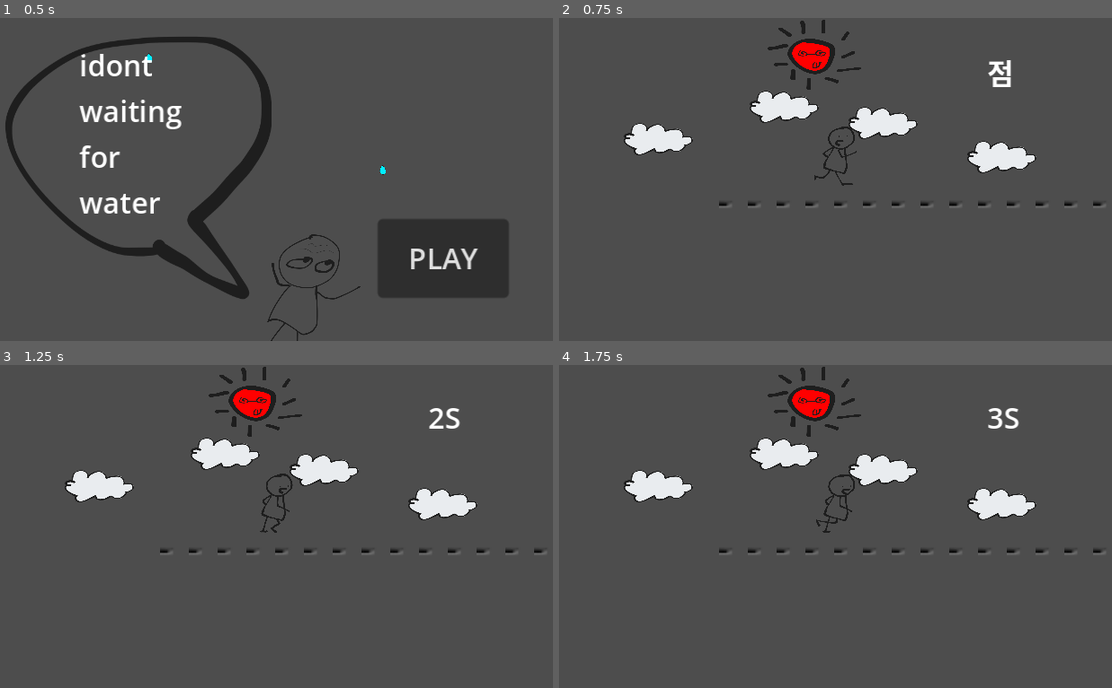
Above: before the commit, frames 1-4 (two rows, left to right).
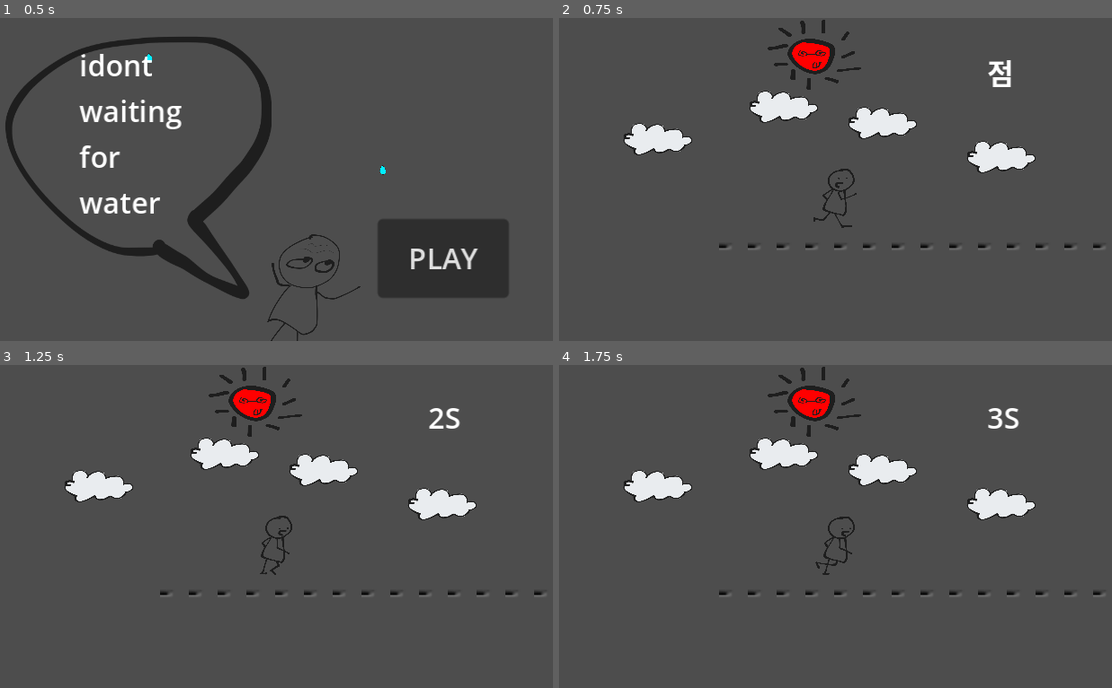
Above: after the commit, the same moments.

Repository: icehongssii/idontwaitingforwater
Game: Godot game, scene res://main.tscn
Two runs of this game, one before a commit and one after it. Both use one fixed random seed, a clock stepped at 60 frames per second and the inputs below.
Inputs:
- Up to frame 1 (0.5 s): no input
- Up to frame 2 (0.75 s): click "PLAY" at 0.5 s
- Up to frame 3 (1.25 s): no input
- Up to frame 4 (1.75 s): tap Enter (enter) at 1.25, 1.35 s; hold Right (ui_right) from 1.28 s (still down)

Frame 1 is identical in both runs. In frame 2, 1.2% of the frame differs, in the area x 11-99%, y 22-72%; in frame 3, 1.2%; in frame 4, 1.2%.
Error before the commit: Invalid operands 'float' and 'Vector2' in operator '+'. (res://player.gd:32)
Error after the commit: Invalid operands 'float' and 'Vector2' in operator '+'. (res://player.gd:33)

Commit message:
feat: 더블점프

Diff:
--- a/player.gd
+++ b/player.gd
@@ -7,26 +7,27 @@
 }
 
 var state = RUNNING
-const SPEED = 40
+const SPEED = 200
 @onready var anim = get_node("AnimationPlayer")
 
-var jump_height: float = 20
-var jump_time_to_peak: float = 0.2
-var jump_time_to_descent: float = 0.4
+var jump_height: float = 15
+var jump_time_to_peak: float = 0.1
+var jump_time_to_descent: float = 0.15
 
 @onready var jump_velocity: float = ((2.0 * jump_height) / jump_time_to_peak) * -1
 @onready var jump_gravity: float = ((-2.0 * jump_height) / (jump_time_to_peak * jump_time_to_descent)) * -1
 @onready var fall_gravity: float = ((-2.0 * jump_height) / (jump_time_to_descent * jump_time_to_descent)) * -1
 
 
+@onready var jump_cnt: int = 0
 
 func get_gravity():
 	return jump_gravity if velocity.y > 0 else fall_gravity
 
 func _physics_process(delta):
 
+	state = RUNNING
 	velocity.x = SPEED
-	state = RUNNING
 
 	if not is_on_floor(): # 공중이라
 		velocity.y += get_gravity() * delta
@@ -39,6 +40,20 @@
 	## Handle jump.
 	if Input.is_action_just_pressed("enter") and is_on_floor():
 		velocity.y = jump_velocity
+		jump_cnt = 1 # 착지하면 0
+
+	elif Input.is_action_just_pressed("enter") and !is_on_floor():
+		print("jupt->>", jump_cnt)
+		velocity.y += jump_velocity
+		state = FALLING
+		jump_cnt +=1 # 공중에서 계속 엔터누르면 +=1
+
+	if jump_cnt > 6 and Input.is_action_just_pressed("enter") and !is_on_floor():
+		velocity.y = fall_gravity
+		state = FALLING
+		jump_cnt = 0
+
+
 
 	match state:
 		RUNNING:
@@ -49,4 +64,5 @@
 			anim.play("Fall")
 
 
+
 	move_and_slide()
--- a/player.tscn
+++ b/player.tscn
@@ -204,6 +204,7 @@
 }
 
 [node name="Player" type="CharacterBody2D"]
+position = Vector2(2.1684e-19, 2.1684e-19)
 scale = Vector2(1.8, 1.8)
 script = ExtResource("1_r64pk")
 
@@ -218,7 +219,7 @@
 frame = 1
 
 [node name="Camera2D" type="Camera2D" parent="."]
-position = Vector2(-5, -86)
+position = Vector2(-0.555555, -607.222)
 
 [node name="AnimationPlayer" type="AnimationPlayer" parent="."]
 libraries = {
